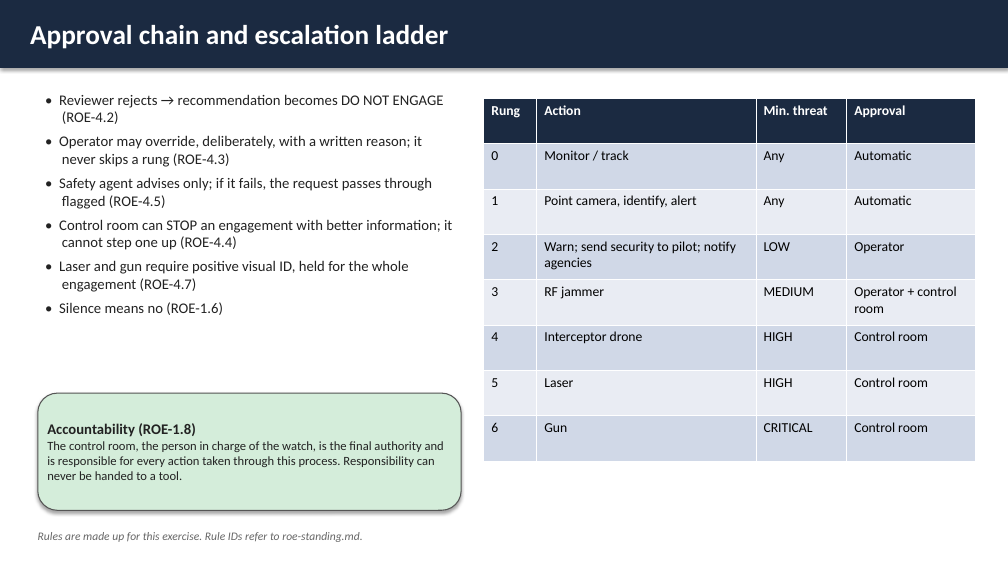
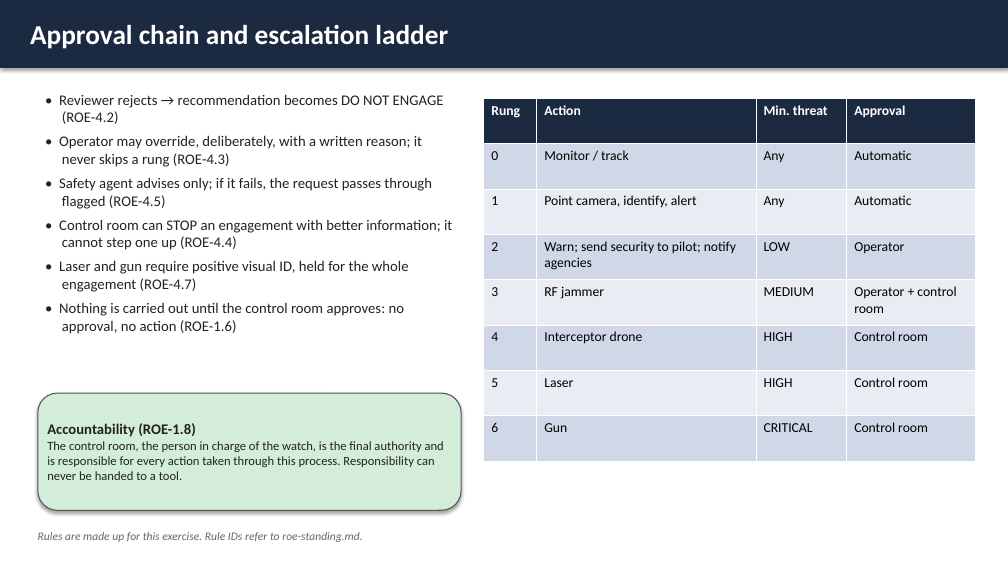
Before and after one commit to michaelsmithpe-ops/GBUS-652-Coursework, a slide deck: slide 8 of capstone/briefing/fort-gbus-briefing.pptx (slide 7 before the commit). Drawn at 1008x567 pixels with LibreOffice and Linux fonts; fonts in the diff are those of the drawing. Boxes give left, top, right and bottom in pixels: in the first picture for what was removed or moved away, otherwise in the second. Text is boxed around its words. In the diff, an @@ line names an element or a change of style, - is before the commit and + after.

```diff
--- a/capstone/briefing/fort-gbus-briefing.pptx
+++ b/capstone/briefing/fort-gbus-briefing.pptx
@@ text at [59, 302, 404, 334]: text changed @@
-• Silence means no (ROE-1.6)
+• Nothing is carried out until the control room approves: no approval, no action (ROE-1.6)
```
Also in this commit, not shown: 3 other slides changed, 3 slides added, 2 other files.
